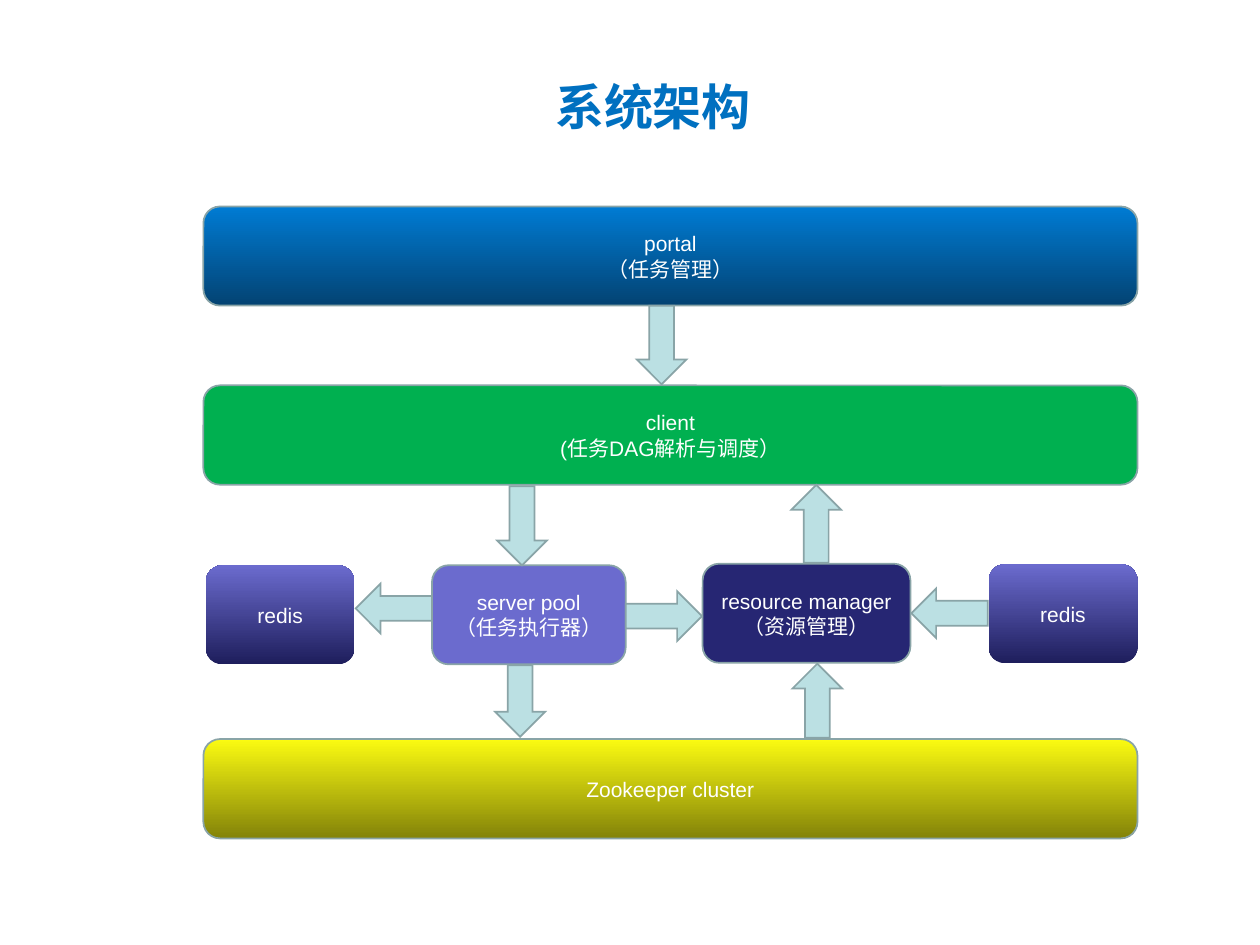
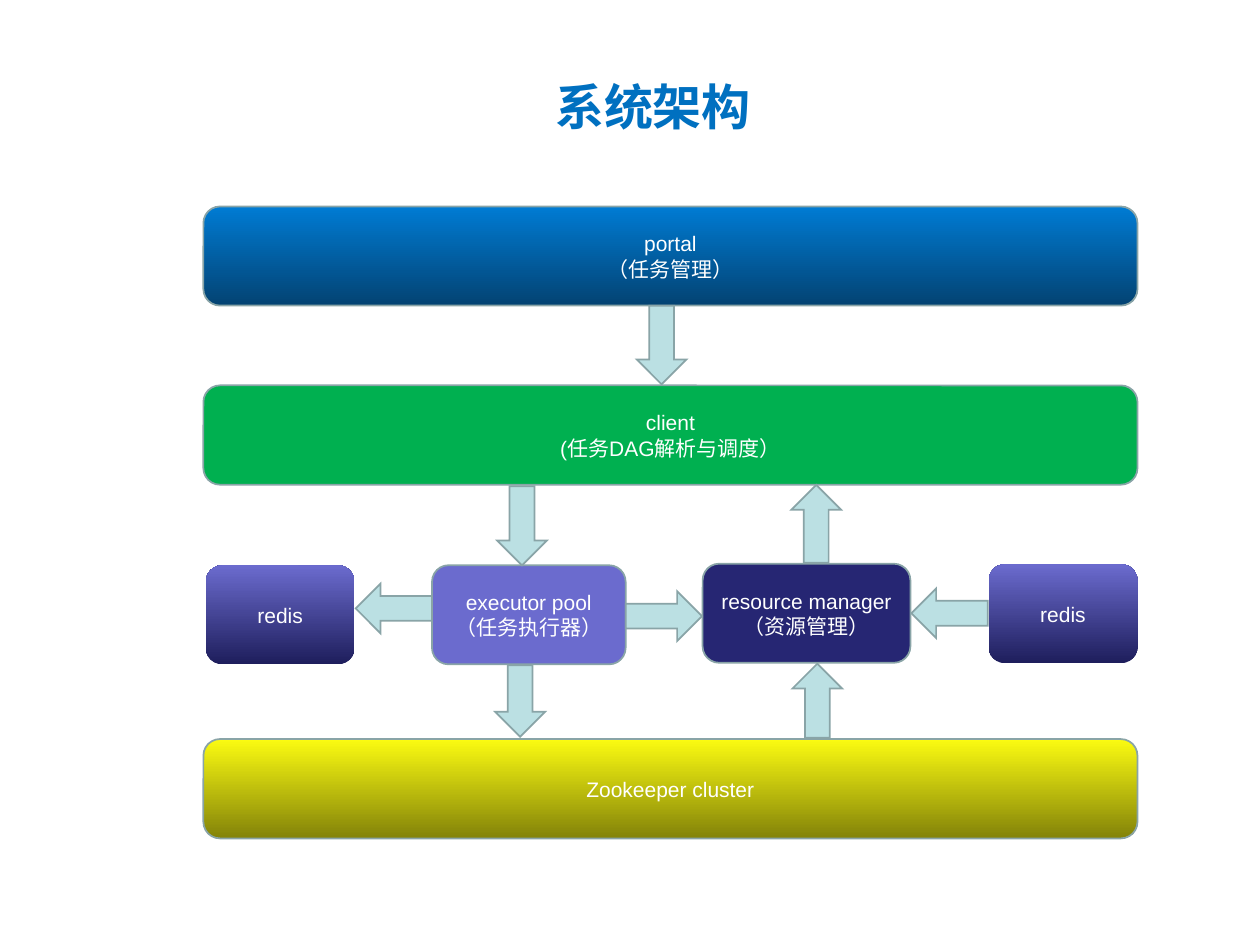
Before and after one commit to ylpu/distribute-scheduler, a slide deck: slide 6 of files/dis-scheduler.ppt. Drawn at 1260x945 pixels with LibreOffice and Linux fonts; fonts in the diff are those of the drawing. Boxes give left, top, right and bottom in pixels: in the first picture for what was removed or moved away, otherwise in the second. Text is boxed around its words. In the diff, an @@ line names an element or a change of style, - is before the commit and + after.

```diff
--- a/files/dis-scheduler.ppt
+++ b/files/dis-scheduler.ppt
@@ text in rounded rectangle at (x1=466, y1=595, x2=592, y2=615): text changed @@
-server pool
+executor pool
```
Also in this commit, not shown: 4 other slides changed, 49 other files.
